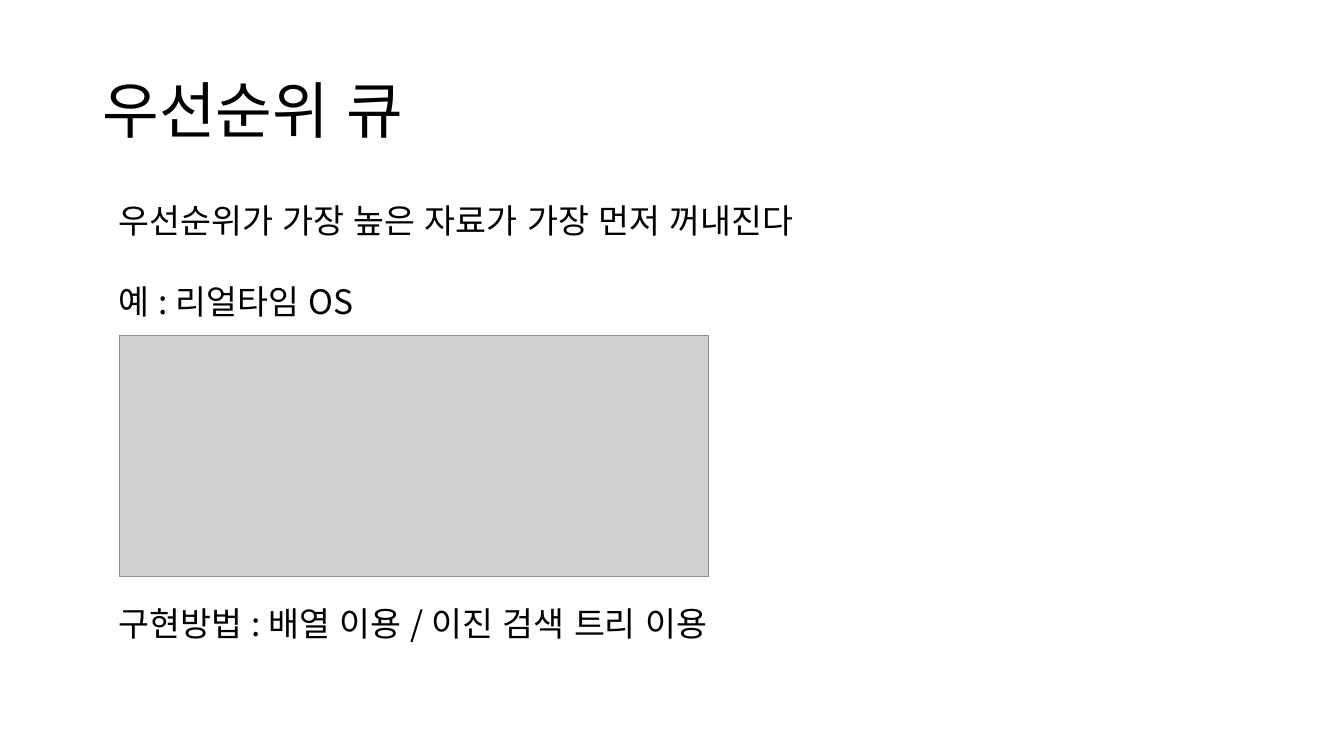
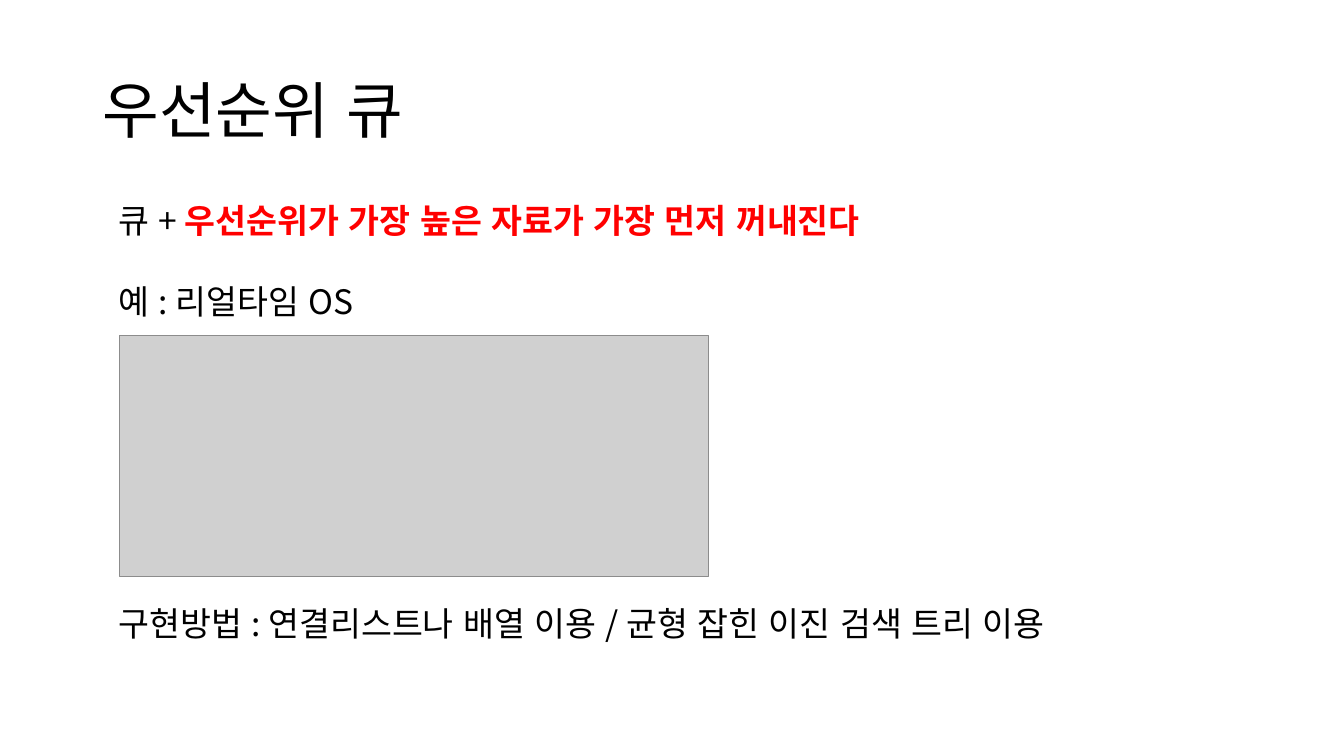
Before and after one commit to ALGOSOPT/algosopt, a slide deck: slide 2 of Chapter23/힙.pptx. Drawn at 1344x756 pixels with LibreOffice and Linux fonts; fonts in the diff are those of the drawing; grey boxes stand for pictures. Boxes give left, top, right and bottom in pixels: in the first picture for what was removed or moved away, otherwise in the second. Text is boxed around its words. In the diff, an @@ line names an element or a change of style, - is before the commit and + after.

```diff
--- a/Chapter23/힙.pptx
+++ b/Chapter23/힙.pptx
@@ text at box(118, 204, 860, 236): text changed; text colour #000000 to #FF0000; bold on @@
-우선순위가 가장 높은 자료가 가장 먼저 꺼내진다
+큐 + 우선순위가 가장 높은 자료가 가장 먼저 꺼내진다
@@ text at box(118, 608, 1045, 639): text changed @@
-구현방법 : 배열 이용 / 이진 검색 트리 이용
+구현방법 : 연결리스트나 배열 이용 / 균형 잡힌 이진 검색 트리 이용
```
Also in this commit, not shown: 7 other slides changed, 1 slide added.
